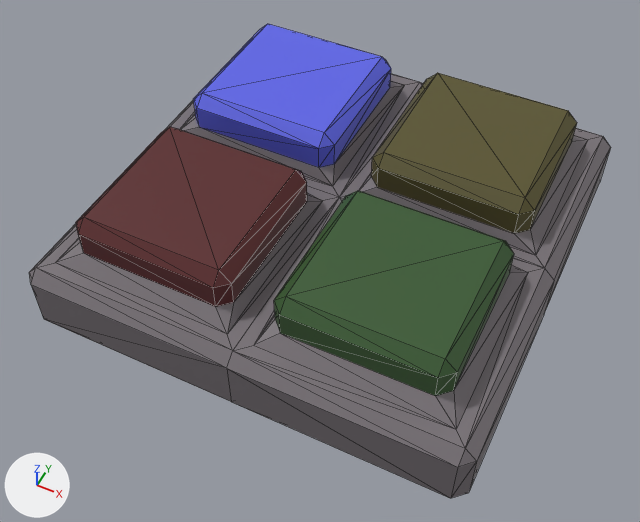
The glTF model project/assets/models/simon/simon_blue.glb, before and after one commit.
Before and after are seen from a 50 mm lens placed at (0.464, -1.004, 1.136), pointed at (0.001, -0.078, -0.021). The axes (+X, +Y, +Z) are drawn at lower left. The lights are the same throughout. Mesh edges are drawn as thin lines. Vertices at the same position are counted once.

The first picture shows 'Simon'.
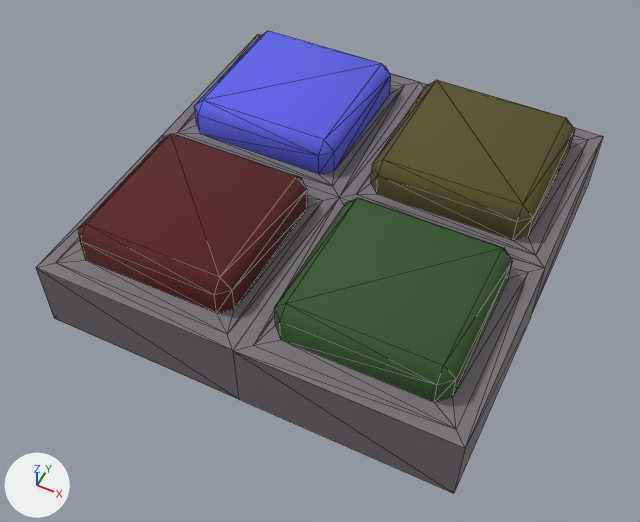
Location of each change, (x1, y1, x2, y2) in pixels of the pictures (640 x 522 px):
'Simon', surface changed, reshaped: before (29, 24, 611, 498); after (36, 31, 603, 493)
part 1 of me_cube_006, cut back: before (29, 24, 611, 498); after (36, 31, 603, 493)

What changed in the scene script:
```text
Change mat_dark_red:
    mat_dark_red.roughness: 0.5 -> 1.0
Change mat_dark_yellow:
    mat_dark_yellow.roughness: 0.5 -> 1.0
Change me_cube_006:
    used by ob_simon; location = (0.0, 0.0, 0.0)
    remove me_cube_006.from_pydata(...)  # 138 vertices, 272 faces; spans x -0.385..0.385, y -0.385..0.385, z -0.065..0.149
    add me_cube_006.from_pydata(...)  # 114 vertices, 224 faces; spans x -0.365..0.365, y -0.365..0.365, z -0.065..0.133
    me_cube_006 part 1
    24 vertices are removed from x -0.385..0.385, y -0.385..0.385, z -0.045..0.045
    64 faces are deleted
    80 vertices in x -0.321..0.321, y -0.317..0.317, z 0.085..0.149 move by (0.0, 0.0, -0.016)
    16 new faces join them, mat_material_003 (grey #797277)
    me_cube_006 part 2: the surface is now shaded smooth
```
